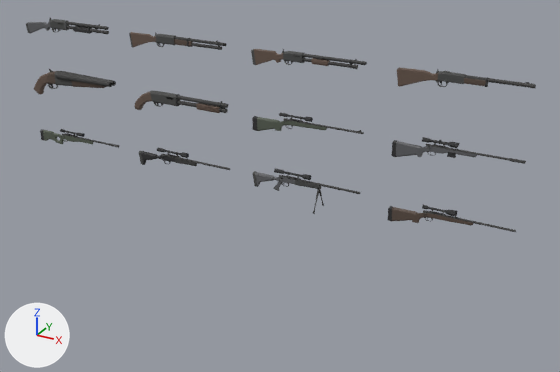
The glTF model assets/weapons/_survey/D.glb as it was, and as the next commit left it.
Before and after are seen from a 50 mm camera at (5.2, -5.34, 1.56) aimed at (2.17, 0.16, -1.19). The lights are fixed; the arrows at lower left show +X, +Y and +Z. The first picture is the older version.

Objects in the first picture: 'm0', 'm1', 'm10', 'm11', 'm2', 'm3', 'm4', 'm5', 'm6', 'm7', 'm8', 'm9'.
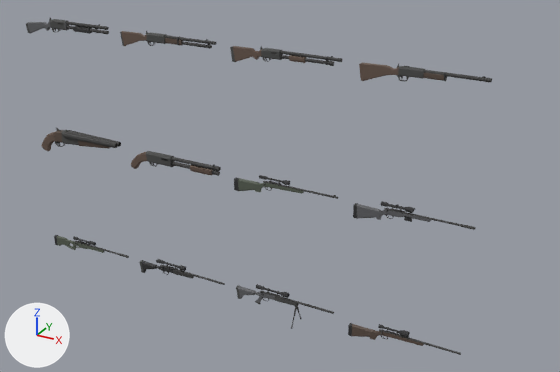
The change, as a diff of the scene's bpy script:
```diff
--- a/assets/weapons/_survey/D.glb.py
+++ b/assets/weapons/_survey/D.glb.py
@@ ob_m1 @@
 ob_m1 = bpy.data.objects.new('m1', me_cube_013)
-ob_m1.location = (0.998, 0.0, 0.016)
+ob_m1.location = (0.898, 0.0, 0.016)
@@ ob_m2 @@
 ob_m2 = bpy.data.objects.new('m2', me_cube_022)
-ob_m2.location = (2.255, 0.0, 0.016)
+ob_m2.location = (2.055, 0.0, 0.016)
@@ ob_m3 @@
 ob_m3 = bpy.data.objects.new('m3', me_cube_035)
-ob_m3.location = (3.529, 0.0, 0.021)
+ob_m3.location = (3.229, 0.0, 0.021)
@@ ob_m4 @@
 ob_m4 = bpy.data.objects.new('m4', me_cylinder_004)
-ob_m4.location = (-0.391, 0.0, -0.565)
+ob_m4.location = (-0.391, 0.0, -1.165)
@@ ob_m5 @@
 ob_m5 = bpy.data.objects.new('m5', me_cube_036)
-ob_m5.location = (0.844, 0.0, -0.563)
+ob_m5.location = (0.744, 0.0, -1.163)
@@ ob_m6 @@
 ob_m6 = bpy.data.objects.new('m6', me_cube_113)
-ob_m6.location = (2.28, 0.01, -0.544)
+ob_m6.location = (2.08, 0.01, -1.144)
@@ ob_m7 @@
 ob_m7 = bpy.data.objects.new('m7', me_cylinder_010)
-ob_m7.location = (3.503, 0.008, -0.549)
+ob_m7.location = (3.203, 0.008, -1.149)
@@ ob_m8 @@
 ob_m8 = bpy.data.objects.new('m8', me_cylinder_034)
-ob_m8.location = (-0.233, 0.011, -1.13)
+ob_m8.location = (-0.233, 0.011, -2.33)
@@ ob_m9 @@
 ob_m9 = bpy.data.objects.new('m9', me_cube_133)
-ob_m9.location = (0.967, 0.012, -1.094)
+ob_m9.location = (0.867, 0.012, -2.294)
@@ ob_m10 @@
 ob_m10 = bpy.data.objects.new('m10', me_cube_131)
-ob_m10.location = (2.372, 0.001, -1.106)
+ob_m10.location = (2.172, 0.001, -2.306)
@@ ob_m11 @@
 ob_m11 = bpy.data.objects.new('m11', me_cube_180)
-ob_m11.location = (3.522, 0.008, -1.1)
+ob_m11.location = (3.222, 0.008, -2.3)
```

What differs and where, as boxes (x1, y1, x2, y2) in the pictures (560 x 372 px):
'm7', moved
    before: (391, 137, 526, 164)
    after: (353, 201, 476, 230)
'm4', moved
    before: (34, 69, 116, 94)
    after: (41, 128, 121, 151)
'm5', moved
    before: (134, 90, 228, 113)
    after: (131, 151, 221, 176)
'm3', moved
    before: (397, 67, 536, 88)
    after: (359, 63, 492, 82)
'm11', moved
    before: (387, 205, 516, 232)
    after: (348, 323, 461, 355)
'm10', moved
    before: (253, 168, 361, 214)
    after: (236, 284, 334, 329)
'm6', moved
    before: (252, 112, 364, 134)
    after: (234, 175, 338, 199)
'm2', moved
    before: (251, 49, 367, 69)
    after: (230, 46, 342, 66)
'm9', moved
    before: (139, 147, 230, 170)
    after: (139, 259, 225, 285)
'm1', moved
    before: (129, 32, 227, 50)
    after: (120, 31, 216, 49)
'm8', moved
    before: (40, 129, 119, 148)
    after: (54, 235, 129, 258)
